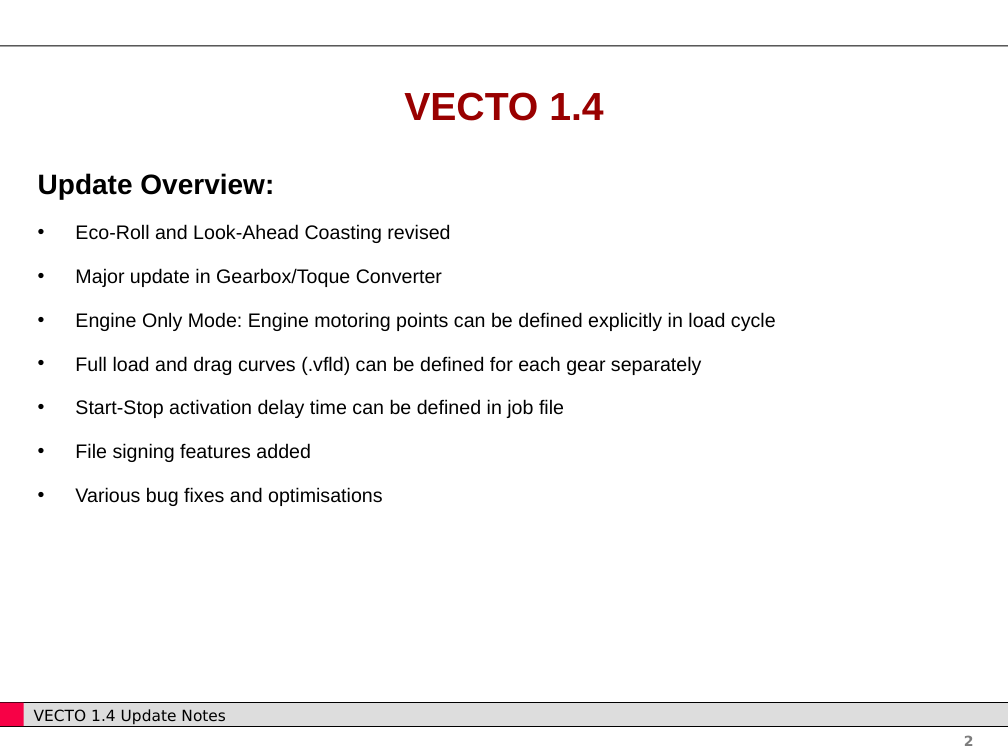
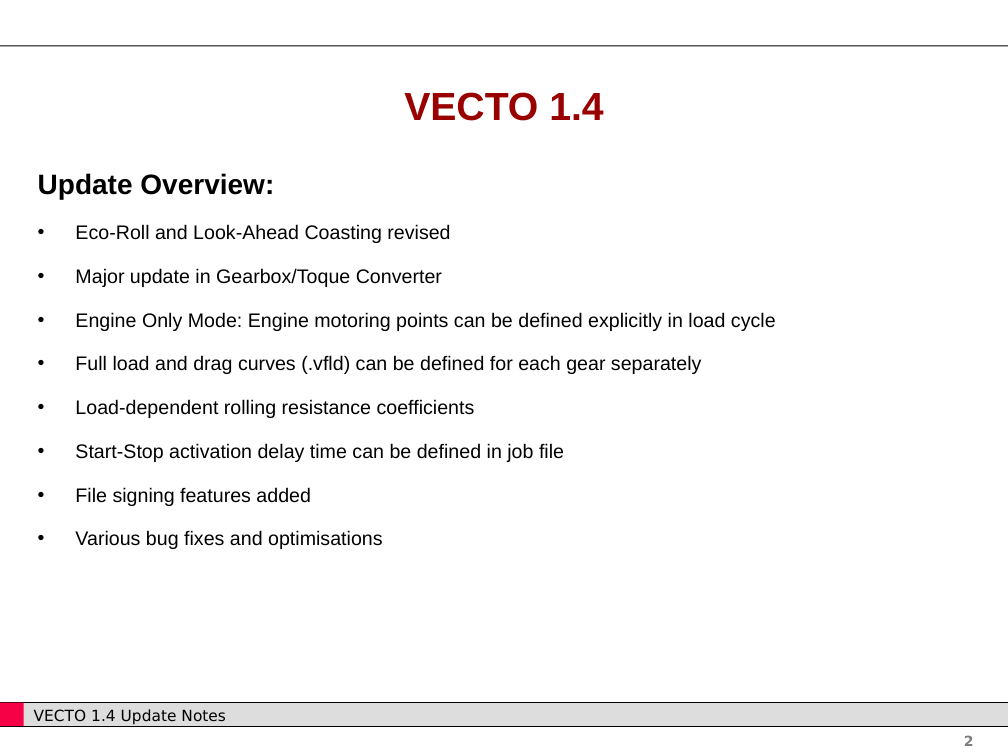
Before and after one commit to CLIMA-VECTO/vecto-sim, a slide deck: slide 2 of User Manual Source/Update Notes.pptx. Drawn at 1008x756 pixels with LibreOffice and Linux fonts; fonts in the diff are those of the drawing; background and template pictures are left out. Boxes give left, top, right and bottom in pixels: in the first picture for what was removed or moved away, otherwise in the second. Text is boxed around its words. In the diff, an @@ line names an element or a change of style, - is before the commit and + after.

```diff
--- a/User Manual Source/Update Notes.pptx
+++ b/User Manual Source/Update Notes.pptx
@@ text at [75,399,475,418]: paragraph added @@
+• Load-dependent rolling resistance coefficients
```
Also in this commit, not shown: 3 other slides changed, 1 slide added, 28 other files.
